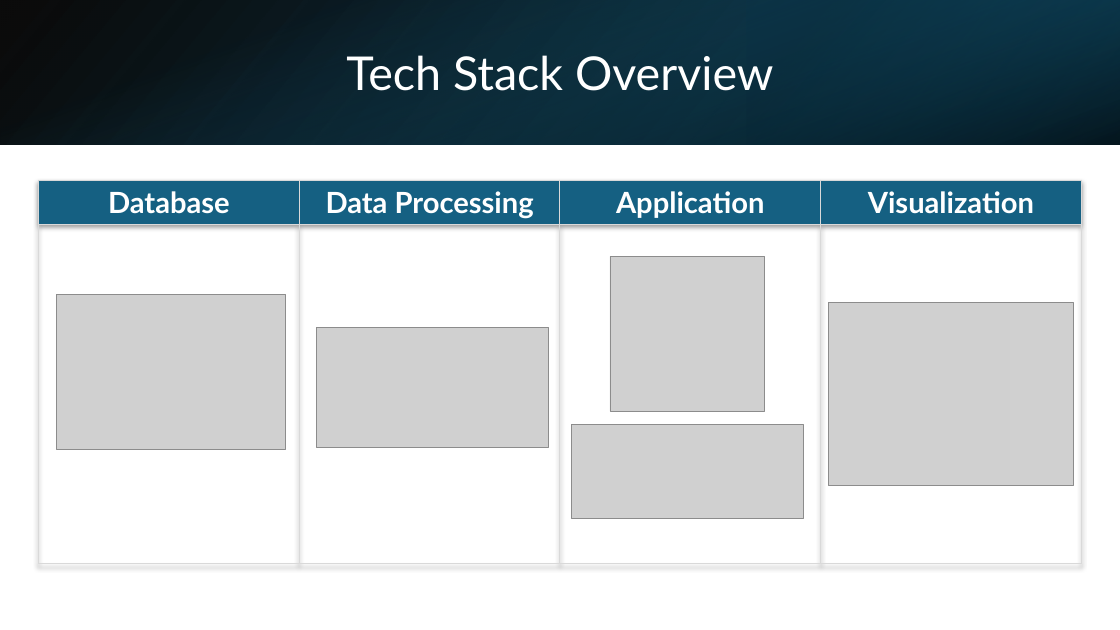
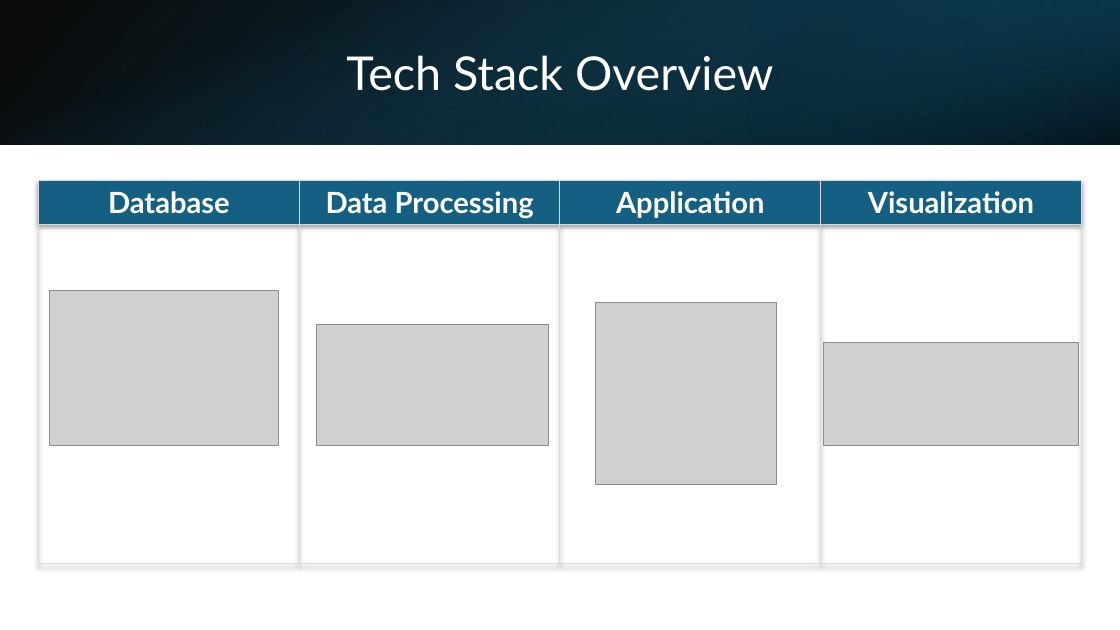
Before and after one commit to kencopas/Capstone, a slide deck: slide 8 of docs/Kenneth Copas - Capstone Presentation.pptx (slide 9 before the commit). Drawn at 1120x630 pixels with LibreOffice and Linux fonts; fonts in the diff are those of the drawing; grey boxes stand for pictures. Boxes give left, top, right and bottom in pixels: in the first picture for what was removed or moved away, otherwise in the second. Text is boxed around its words. In the diff, an @@ line names an element or a change of style, - is before the commit and + after.

```diff
--- a/docs/Kenneth Copas - Capstone Presentation.pptx
+++ b/docs/Kenneth Copas - Capstone Presentation.pptx
@@ picture: place and size @@
-picture at bbox=[57, 294, 287, 449]
+picture at bbox=[50, 291, 279, 445]
@@ picture: place and size @@
-picture at bbox=[610, 256, 765, 411]
+picture at bbox=[596, 302, 777, 484]
@@ picture: place and size @@
-picture at bbox=[828, 302, 1073, 486]
+picture at bbox=[823, 342, 1078, 445]
@@ picture removed at bbox=[571, 424, 803, 518] @@
```
Also in this commit, not shown: 3 other slides changed, 1 slide added, 2 slides removed, 6 other files.
